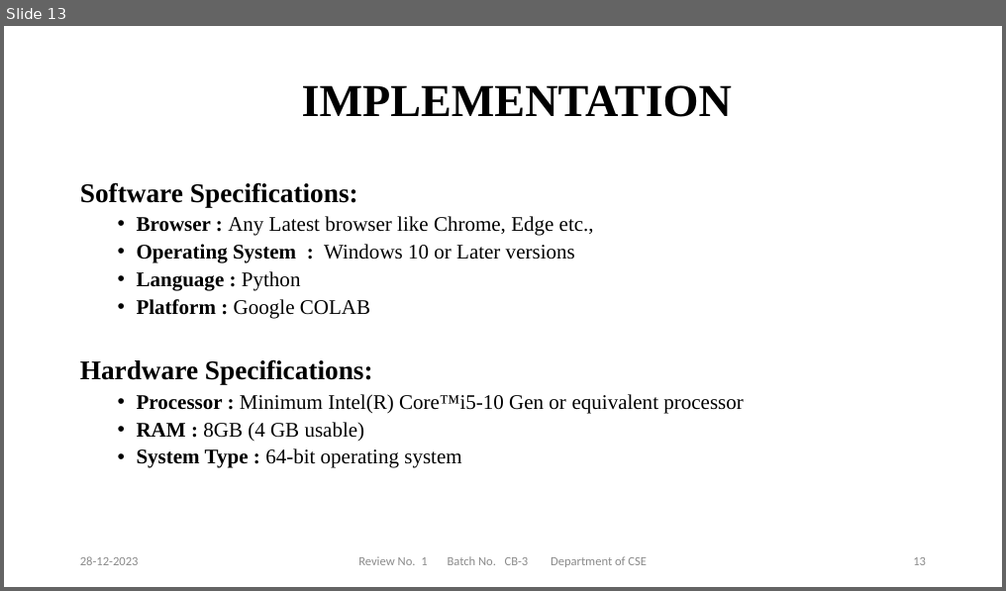
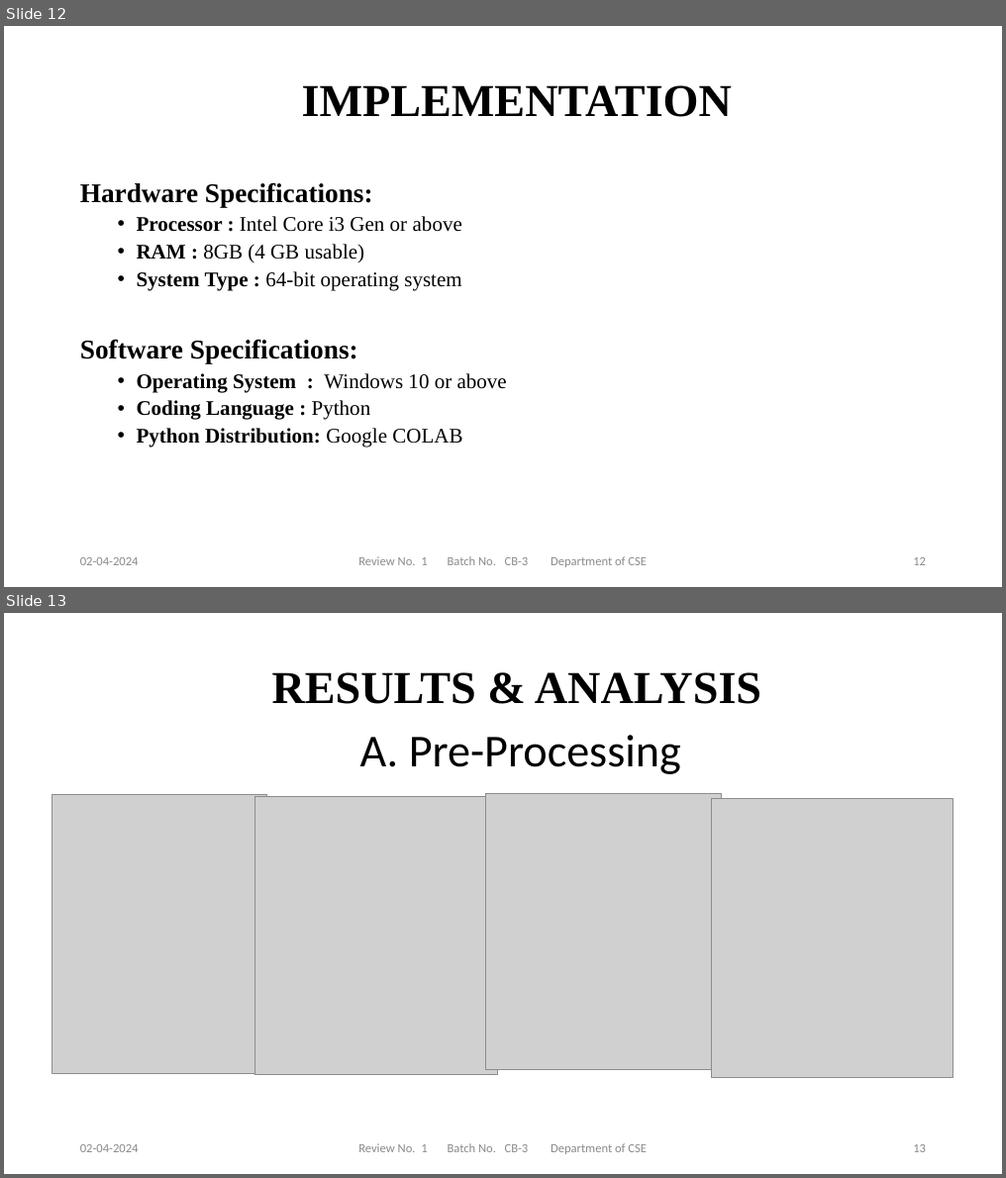
Before and after one commit to NEC-PROJECTS-2024/CB3, a slide deck: Documents/review-1.pptx. Shown one above the other, each under a label of ours: slide 13 before the commit, slides 12 and 13 after it. The pictures are 1006x591 and 1006x1178 pixels, drawn with LibreOffice and Linux fonts; fonts in the diff are those of the drawing; grey boxes stand for pictures; background and template pictures are left out. Boxes give left, top, right and bottom in pixels: in the first picture for what was removed or moved away, otherwise in the second. Text is boxed around its words. In the diff, an @@ line names an element or a change of style, - is before the commit and + after.

```diff
--- a/Documents/review-1.pptx
+++ b/Documents/review-1.pptx
@@ slide 13 added at box(4, 613, 1002, 1174), background #FFFFFF @@
@@ title added at box(272, 672, 761, 704), 44 pt, text #000000, bold @@
+RESULTS & ANALYSIS
@@ text added at box(360, 735, 681, 774), 44 pt, text #000000 @@
+A. Pre-Processing
@@ picture added at box(52, 795, 266, 1073) @@
@@ picture added at box(255, 796, 497, 1075) @@
@@ picture added at box(485, 793, 722, 1069) @@
@@ picture added at box(712, 799, 953, 1077) @@
@@ text added at box(80, 1145, 139, 1153), 12 pt, text #8C8C8C @@
+02-04-2024
@@ text added at box(358, 1144, 647, 1155), 12 pt, text #8C8C8C @@
+Review No. 1 Batch No. CB-3 Department of CSE
@@ page number added at box(913, 1145, 926, 1153), 12 pt, text #8C8C8C @@
+13
@@ what was slide 13 is now slide 12 @@
@@ slide 12 changed as well @@
@@ text at box(80, 182, 594, 319): paragraphs removed @@
-Software Specifications:
-  • Browser : Any Latest browser like Chrome, Edge etc.,
-  • Operating System : Windows 10 or Later versions
-  • Language : Python
-  • Platform : Google COLAB
@@ text at box(137, 216, 462, 232): text changed @@
-  • Processor : Minimum Intel(R) Core™i5-10 Gen or equivalent processor
+  • Processor : Intel Core i3 Gen or above
@@ text at box(80, 339, 507, 448): paragraphs added @@
+Software Specifications:
+  • Operating System : Windows 10 or above
+  • Coding Language : Python
+  • Python Distribution: Google COLAB
@@ text at box(80, 558, 139, 566): text changed @@
-28-12-2023
+02-04-2024
```
Also in this commit, not shown: 14 other slides changed, 4 other slides added, 1 slide removed, 10 other files.
